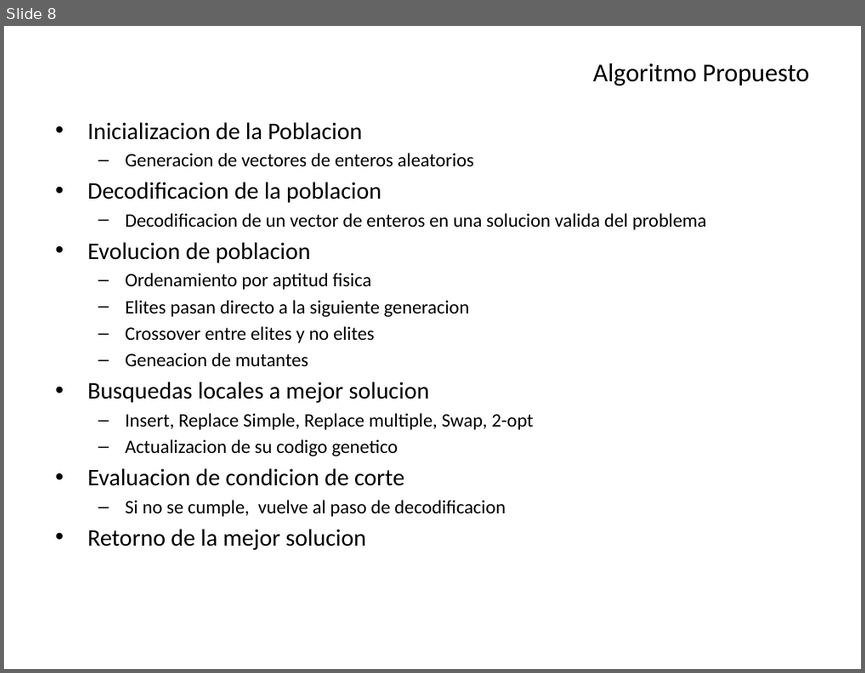
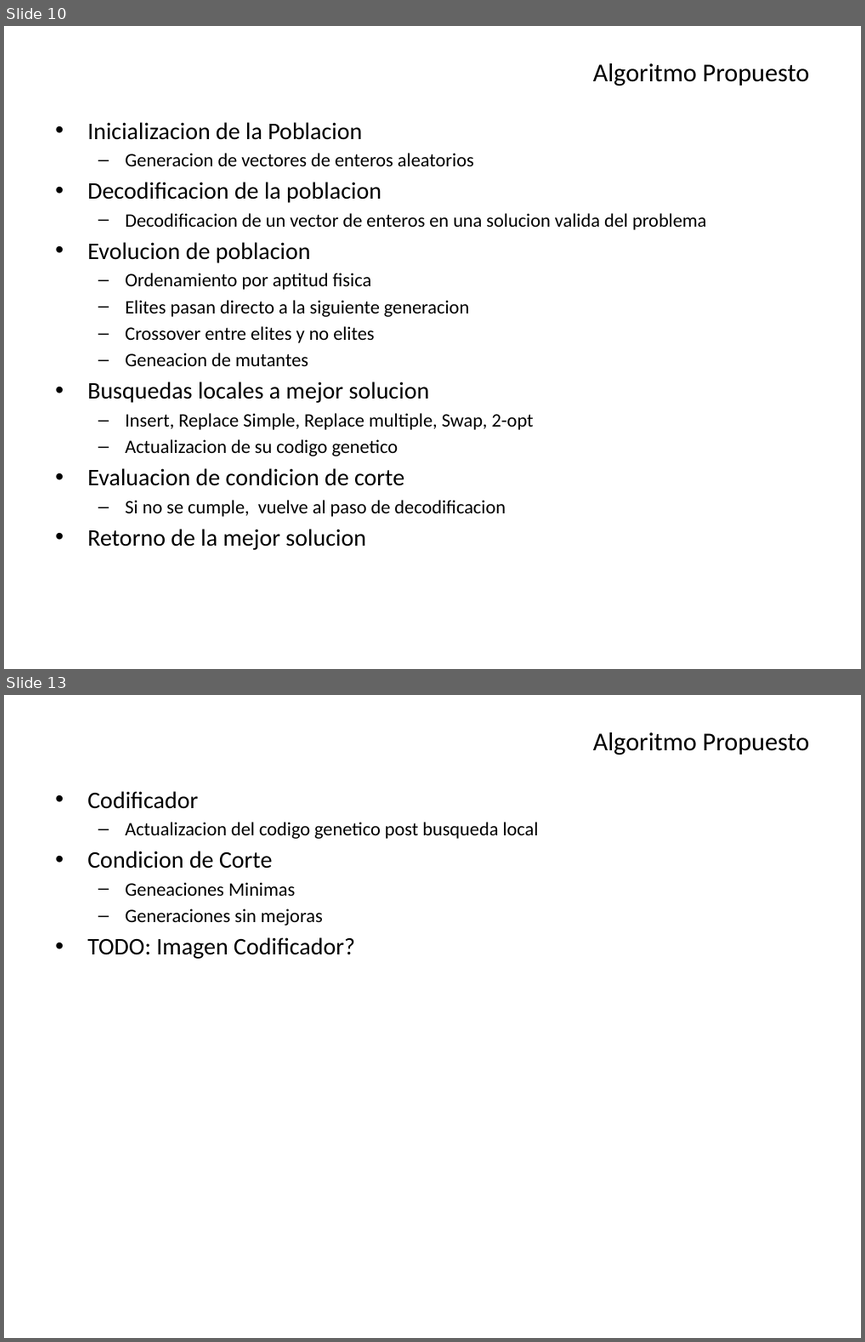
Before and after one commit to Aleitox/TopBrkga, a slide deck: TesisPaper/Defensa/Biased Random Key Genetic Algorithm.pptx. Shown one above the other, each under a label of ours: slide 8 before the commit, slides 10 and 13 after it; the slides between them are not shown. The pictures are 865x673 and 865x1342 pixels, drawn with LibreOffice and Linux fonts; fonts in the diff are those of the drawing. Boxes give left, top, right and bottom in pixels: in the first picture for what was removed or moved away, otherwise in the second. Text is boxed around its words. In the diff, an @@ line names an element or a change of style, - is before the commit and + after.

```diff
--- a/TesisPaper/Defensa/Biased Random Key Genetic Algorithm.pptx
+++ b/TesisPaper/Defensa/Biased Random Key Genetic Algorithm.pptx
@@ slide 13 added at bbox=[4, 695, 861, 1338], background #FFFFFF @@
@@ title added at bbox=[593, 732, 810, 755], 21.6 pt, text #000000 @@
+Algoritmo Propuesto
@@ text added at bbox=[87, 791, 539, 959], 16 pt, text #000000 @@
+• Codificador
+  – Actualizacion del codigo genetico post busqueda local
+• Condicion de Corte
+  – Geneaciones Minimas
+  – Generaciones sin mejoras
+• TODO: Imagen Codificador?
@@ what was slide 8 is now slide 10 @@
```
Also in this commit, not shown: 6 slides changed, 6 other slides added, 5 other files.
